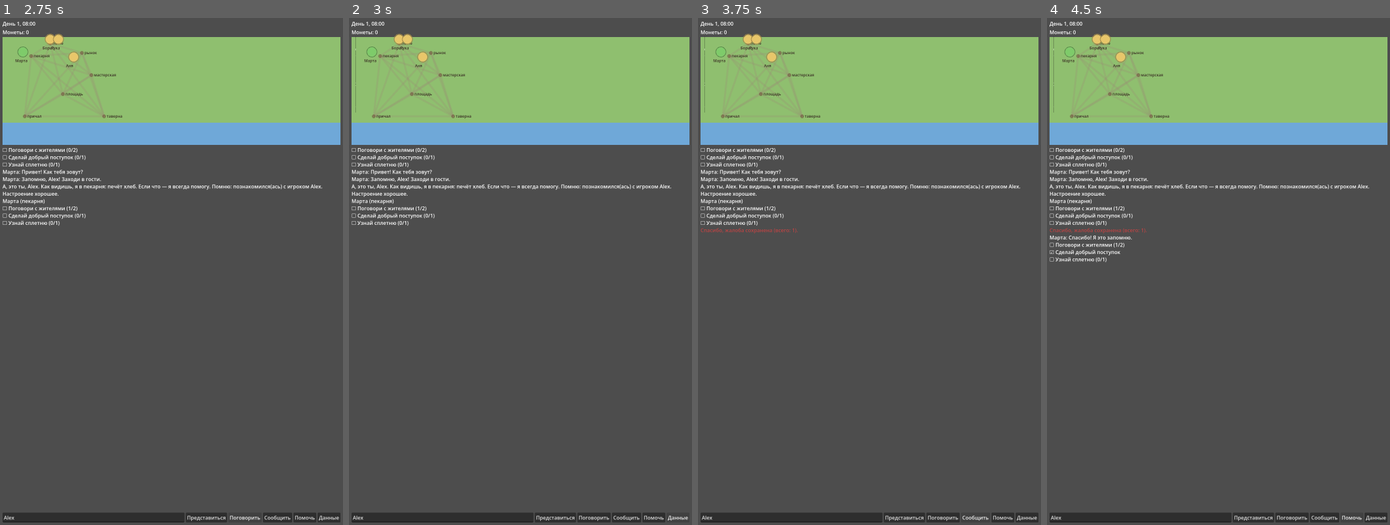
Above: before the commit, frames 1-4 (left to right).
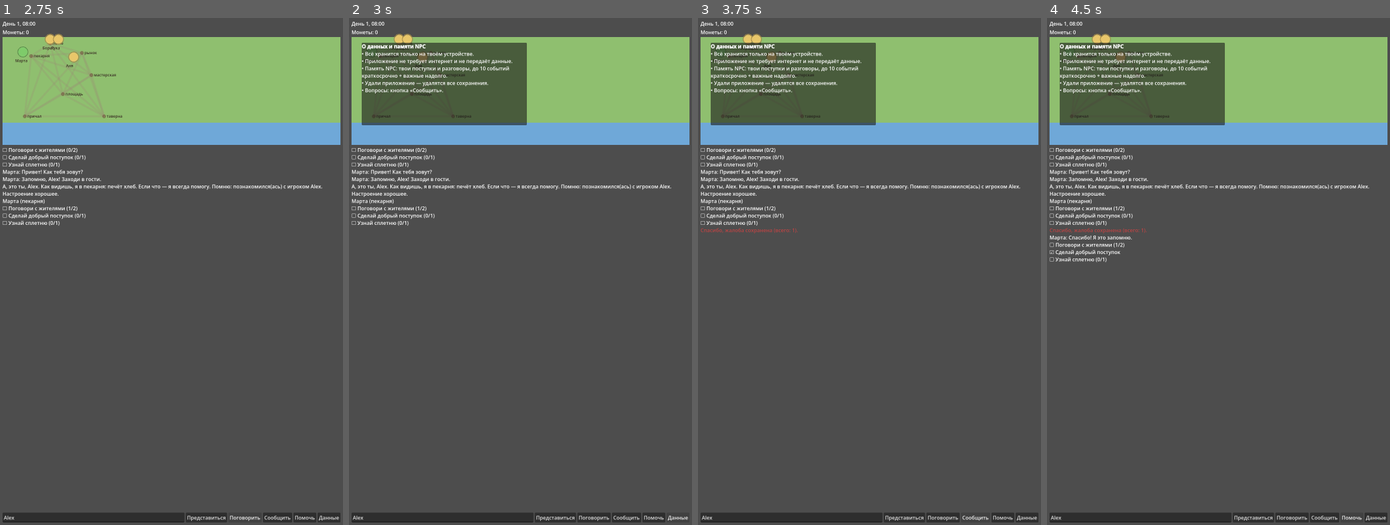
Above: after the commit, the same moments.

Repository: maxxxxx55555/cozy-town-ai
Game: Godot game, scene res://scenes/main.tscn
Two runs of this game, one before a commit and one after it. Both use one fixed random seed, a clock stepped at 60 frames per second and the inputs below.
Inputs (mouse positions are in pixels of both pictures, inside the frame that each line leads up to):
- Up to frame 1 (2.75 s): click (92, 519) at 0.52 s; type "Alex" at 0.6 s; click "Представиться" at 1.25 s; click "Поговорить" at 2 s
- Up to frame 2 (3 s): click "Данные" at 2.75 s
- Up to frame 3 (3.75 s): click "Сообщить" at 3.5 s
- Up to frame 4 (4.5 s): click "Помочь" at 4.25 s

Frame 1 is identical in both runs. In frame 2, 7.9% of the frame differs, in the area x 1-52%, y 3-22%; in frame 3, 7.9%; in frame 4, 7.9%.

Commit message:
wave9: bugfixes — android pause save, memory cap, gossip dedupe, clock speedhack clamp, save version guard, privacy toggle, talk cooldown, isolated test saves (76 unit + 19 integration green)

Diff:
--- a/scripts/game.gd
+++ b/scripts/game.gd
@@ -20,6 +20,8 @@
 var coins_label: Label
 var help_button: Button
 var privacy_button: Button
+const TALK_COOLDOWN := 5.0 # анти-спам дневных целей
+var last_talk_time := -999.0
 var sfx := {}
 var time_label: Label
 var name_input: LineEdit
@@ -57,7 +59,8 @@
 		_save()
 
 func _notification(what: int) -> void:
-	if what == NOTIFICATION_WM_CLOSE_REQUEST:
+	# Android: приложение уходит в фон — сейв обязателен (WM_CLOSE только на десктопе).
+	if what == NOTIFICATION_WM_CLOSE_REQUEST or what == MainLoop.NOTIFICATION_APPLICATION_PAUSED:
 		_save()
 
 func _build_ui() -> void:
@@ -132,15 +135,19 @@
 
 func _on_privacy() -> void:
 	_play("click")
+	var existing := find_child("PrivacyPanel", true, false)
+	if existing != null: # повторное нажатие закрывает панель
+		existing.queue_free()
+		return
 	var panel := PanelContainer.new()
 	panel.name = "PrivacyPanel"
 	var lbl := RichTextLabel.new()
 	lbl.bbcode_enabled = true
-	lbl.custom_minimum_size = Vector2(0, 240)
+	lbl.custom_minimum_size = Vector2(520, 260)
 	lbl.text = "[b]О данных и памяти NPC[/b]\n• Всё хранится только на твоём устройстве.\n• Приложение не требует интернет …(188 unchanged characters)…
 	panel.add_child(lbl)
 	add_child(panel)
-	panel.position = Vector2(20, 60)
+	panel.position = Vector2(40, 80)
 
 func _spawn_town() -> void:
 	var marta := NPC.new()
@@ -197,8 +204,10 @@
 	var spot := npc.schedule.place_at(clock.hour())
 	_log(DialogueComposer.compose(npc, clock.day, clock.hour()))
 	_log("%s (%s)" % [npc.identity.npc_name, spot["place"]])
-	ritual.record("talk")
-	_play("click")
+	_play("click")
+	if session_time - last_talk_time >= TALK_COOLDOWN:
+		ritual.record("talk")
+		last_talk_time = session_time
 	var others := _others_at(npc, spot["place"])
 	if others.size() > 0:
 		var other: NPC = others[0]
--- a/scripts/game_clock.gd
+++ b/scripts/game_clock.gd
@@ -4,9 +4,10 @@
 
 var day := 1
 var total_minutes := 8 * 60 # старт в 08:00
+const MAX_STEP := 600.0 # секунд за кадр: защита от speedhack/сна
 
 func advance(real_seconds: float) -> void:
-	total_minutes += int(real_seconds)
+	total_minutes += int(clampf(real_seconds, 0.0, MAX_STEP))
 	while total_minutes >= 24 * 60:
 		total_minutes -= 24 * 60
 		day += 1
--- a/scripts/npc.gd
+++ b/scripts/npc.gd
@@ -54,6 +54,10 @@
 	if evs.is_empty():
 		return "%s и %s молча кивают друг другу." % [identity.npc_name, partner.identity.npc_name]
 	var ev: Dictionary = evs[0]
+	# Не пересказываем одно и то же дважды за день (анти-спам сплетен).
+	for e in partner.memory.short_term + partner.memory.long_term:
+		if e["text"] == ev["text"] and int(e["day"]) == day:
+			return Gossip.line(self, partner, ev["text"])
 	# Сплетня распространяется: partner запоминает событие (слабее) и сближается.
 	partner.memory.add_event(ev["text"], maxi(int(ev["importance"]) - 1, 1), day, ev["about_player"])
 	meet(partner, 0.1)
--- a/scripts/npc_memory.gd
+++ b/scripts/npc_memory.gd
@@ -4,6 +4,7 @@
 
 const SHORT_TERM_MAX := 10
 const LONG_TERM_IMPORTANCE := 7
+const MAX_LONG_TERM := 200 # потолок долговременной памяти (анти-DoS)
 
 var short_term: Array[Dictionary] = []
 var long_term: Array[Dictionary] = []
@@ -11,7 +12,7 @@
 
 func add_event(text: String, importance: int, day: int, about_player := false) -> void:
 	short_term.append({"text": text, "importance": importance, "day": day, "about_player": about_player})
-	if short_term.size() > SHORT_TERM_MAX:
+	if short_term.size() > SHORT_TERM_MAX or long_term.size() > MAX_LONG_TERM:
 		_consolidate()
 
 func _consolidate() -> void:
@@ -24,6 +25,12 @@
 	if kept.size() > SHORT_TERM_MAX:
 		kept = kept.slice(kept.size() - SHORT_TERM_MAX)
 	short_term = kept
+	while long_term.size() > MAX_LONG_TERM: # выкидываем наименее важное
+		var worst := 0
+		for i in range(1, long_term.size()):
+			if int(long_term[i]["importance"]) < int(long_term[worst]["importance"]):
+				worst = i
+		long_term.remove_at(worst)
 
 func recall_about_player() -> Array[Dictionary]:
 	var out: Array[Dictionary] = []
--- a/scripts/save_game.gd
+++ b/scripts/save_game.gd
@@ -3,6 +3,14 @@
 ## Сейвы: JSON + SHA-256 checksum. Tampered-сейв отклоняется, значения санируются.
 
 const SAVE_PATH := "user://save.json"
+static var _path_override := ""
+
+## Тесты/инструменты могут переопределить путь, чтобы не конфликтовать.
+static func set_path(p: String) -> void:
+	_path_override = p
+
+static func path() -> String:
+	return _path_override if _path_override != "" else SAVE_PATH
 const VERSION := 1
 const MAX_COINS := 999999
 const MAX_NAME := 24
@@ -10,7 +18,7 @@
 static func save_state(state: Dictionary) -> bool:
 	var data_json := JSON.stringify(state)
 	var payload := {"data": data_json, "checksum": _checksum(data_json), "version": VERSION}
-	var f := FileAccess.open(SAVE_PATH, FileAccess.WRITE)
+	var f := FileAccess.open(path(), FileAccess.WRITE)
 	if f == null:
 		return false
 	f.store_string(JSON.stringify(payload))
@@ -18,9 +26,9 @@
 	return true
 
 static func load_state(allowed_unlocks: Array = []) -> Dictionary:
-	if not FileAccess.file_exists(SAVE_PATH):
+	if not FileAccess.file_exists(path()):
 		return {}
-	var f := FileAccess.open(SAVE_PATH, FileAccess.READ)
+	var f := FileAccess.open(path(), FileAccess.READ)
 	var parsed = JSON.parse_string(f.get_as_text())
 	f.close()
 	if typeof(parsed) != TYPE_DICTIONARY:
@@ -28,6 +36,8 @@
 	var payload: Dictionary = parsed
 	if not payload.has("data") or not payload.has("checksum"):
 		return {}
+	if int(payload.get("version", VERSION)) > VERSION:
+		return {} # сейв из более новой версии игры — не рискуем ломать данные
 	if _checksum(payload["data"]) != payload["checksum"]:
 		return {} # tampered
 	var data = JSON.parse_string(payload["data"])
--- a/tests/test_all.gd
+++ b/tests/test_all.gd
@@ -11,6 +11,7 @@
 		print("FAIL: ", name)
 
 func _init() -> void:
+	SaveGame.set_path("user://save_unit.json")
 	# --- Memory ---
 	var mem := NPCMemory.new()
 	mem.player_name = "Макс"
@@ -57,11 +58,11 @@
 	var loaded := SaveGame.load_state()
 	check(loaded.get("coins", -1) == 100, "save roundtrip")
 
-	var f := FileAccess.open(SaveGame.SAVE_PATH, FileAccess.READ)
+	var f := FileAccess.open(SaveGame.path(), FileAccess.READ)
 	var raw = JSON.parse_string(f.get_as_text())
 	f.close()
 	raw["data"] = JSON.stringify({"coins": 999999, "day": 3})
-	var f2 := FileAccess.open(SaveGame.SAVE_PATH, FileAccess.WRITE)
+	var f2 := FileAccess.open(SaveGame.path(), FileAccess.WRITE)
 	f2.store_string(JSON.stringify(raw))
 	f2.close()
 	check(SaveGame.load_state().is_empty(), "tampered save rejected")
@@ -82,7 +83,9 @@
 	# --- GameClock ---
 	var gc := GameClock.new()
 	check(gc.hour() == 8, "clock starts 08:00")
-	gc.advance(60 * 17) # +17ч → следующий день 01:00
+	gc.advance(60.0)
+	for i in range(16): # +17ч по минутам: смена суток
+		gc.advance(60.0)
 	check(gc.day == 2 and gc.hour() == 1, "clock rolls past midnight")
 	var gc2 := GameClock.new()
 	gc2.from_dict(gc.to_dict())
@@ -273,6 +276,36 @@
 	check(so_a.schedule.place_at(21)["place"] == so_b.schedule.place_at(21)["place"], "npcs overlap at square 21:00")
 	check(so_a.schedule.place_at(9)["place"] != so_b.schedule.place_at(9)["place"], "npcs separate in morning")
 
+	# --- Bugfix wave 9 ---
+	var big_mem := NPCMemory.new()
+	for i in range(300):
+		big_mem.add_event("крупное событие %d" % i, 9, i / 30 + 1, true)
+	check(big_mem.long_term.size() <= NPCMemory.MAX_LONG_TERM, "long-term memory capped (anti-dos)")
+	check(big_mem.recall_about_player().size() > 0, "capped memory still recalls")
+
+	var gs1 := NPC.new()
+	gs1.identity.npc_name = "Марта"
+	gs1.memory.add_event("игрок купил хлеб", 8, 5, true)
+	var gs2 := NPC.new()
+	gs2.identity.npc_name = "Борис"
+	gs1.gossip_with(gs2, 5)
+	gs1.gossip_with(gs2, 5)
+	var gs_recall := gs2.memory.recall_about_player()
+	check(gs_recall.size() == 1, "gossip not duplicated same day")
+
+	var sh_clock := GameClock.new()
+	sh_clock.advance(100000.0)
+	check(sh_clock.total_minutes == 8 * 60 + int(GameClock.MAX_STEP) and sh_clock.day == 1, "clock speedhack clamped (no day jump)")
+	var sh_clock2 := GameClock.new()
+	sh_clock2.advance(16 * 3600.0)
+	check(sh_clock2.total_minutes == 8 * 60 + int(GameClock.MAX_STEP) and sh_clock2.day == 1, "background sleep cannot fast-forward days")
+
+	var future := '{"data":"{}","checksum":"%s","version":999}' % SaveGame._checksum("{}")
+	var ff := FileAccess.open(SaveGame.path(), FileAccess.WRITE)
+	ff.store_string(future)
+	ff.close()
+	check(SaveGame.load_state().is_empty(), "save from newer game version rejected")
+
 	if failures == 0:
 		print("ALL TESTS PASSED")
 	else:
--- a/tests/test_integration.gd
+++ b/tests/test_integration.gd
@@ -13,8 +13,9 @@
 
 func _initialize() -> void:
 	await process_frame
-	if FileAccess.file_exists(SaveGame.SAVE_PATH):
-		DirAccess.remove_absolute(ProjectSettings.globalize_path(SaveGame.SAVE_PATH))
+	SaveGame.set_path("user://save_integration.json")
+	if FileAccess.file_exists(SaveGame.path()):
+		DirAccess.remove_absolute(ProjectSettings.globalize_path(SaveGame.path()))
 
 	var scene: PackedScene = load("res://scenes/main.tscn")
 	var game = scene.instantiate()
@@ -47,7 +48,9 @@
 
 	# Дневные цели: 2 разговора + помощь + сплетня (рынок, 14:00)
 	game.clock.total_minutes = 14 * 60
+	game.session_time += 6.0
 	game.find_child("TalkButton", true, false).emit_signal("pressed")
+	game.session_time += 6.0 # кулдаун: цель не засчитывается чаще 5 сек
 	game.find_child("TalkButton", true, false).emit_signal("pressed")
 	game.find_child("HelpButton", true, false).emit_signal("pressed")
 	check(game.ritual.all_done(), "daily goals completed via UI")
@@ -74,6 +77,9 @@
 	check(priv != null, "privacy panel opens")
 	var priv_text := (priv.get_child(0) as RichTextLabel).get_parsed_text() if priv else ""
 	check(priv_text.contains("устройстве") and priv_text.contains("Память NPC"), "privacy panel explains local npc memory")
+	game.find_child("PrivacyButton", true, false).emit_signal("pressed")
+	await process_frame
+	check(game.find_child("PrivacyPanel", true, false) == null, "privacy button toggles panel closed")
 
 	# Audio (wave 8)
 	check(game.sfx.size() == 3, "sfx players initialized")
Not shown, changed: docs/AUDIT_STATE.md
